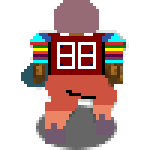
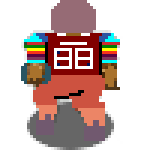
Layered file, before and after one edit (150px x 150px). Changes by layer:
renamed "A_Stand_Player.png" to "L_Run2_Up_With_Ball.png", painted on it over [21, 0, 129, 150]
removed layer "Layer" over [36, 105, 117, 150]
